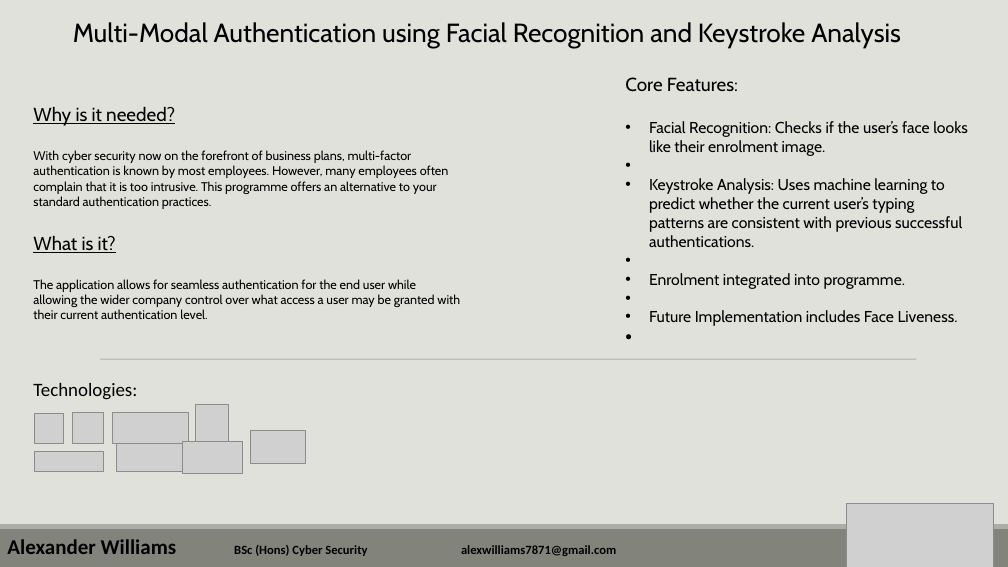
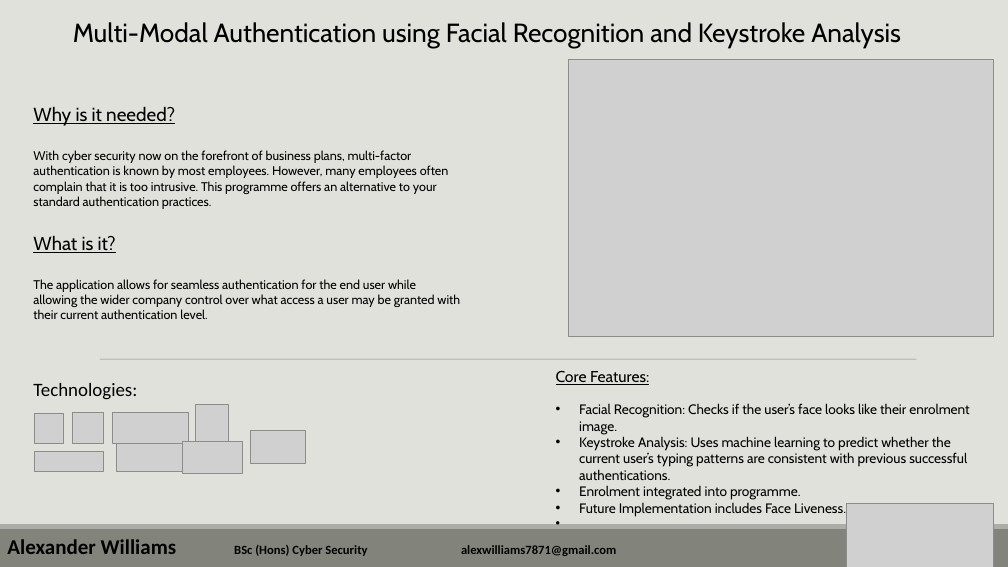
Before and after one commit to Firey56/comp3000-multi-modal-authentication, a slide deck: slide 1 of Dissertation Poster.odp. Drawn at 1008x567 pixels with LibreOffice and Linux fonts; fonts in the diff are those of the drawing; grey boxes stand for pictures. Boxes give left, top, right and bottom in pixels: in the first picture for what was removed or moved away, otherwise in the second. Text is boxed around its words. In the diff, an @@ line names an element or a change of style, - is before the commit and + after.

Commit message:
Poster finished for submission
Still needs work but best it will get for submission

```diff
--- a/Dissertation Poster.odp
+++ b/Dissertation Poster.odp
@@ picture added at (569, 60, 994, 336) @@
@@ text "Core Features:": place and size @@
-text "Core Features:" at (625, 77, 968, 326)
+text "Core Features:" at (556, 370, 969, 517)
@@ text "Core Features:" at (556, 370, 969, 517): size 18 to 15 pt, underline on in "Core Features:"; size 15 to 13 pt @@
```
Also in this commit, not shown: 13 other files.
